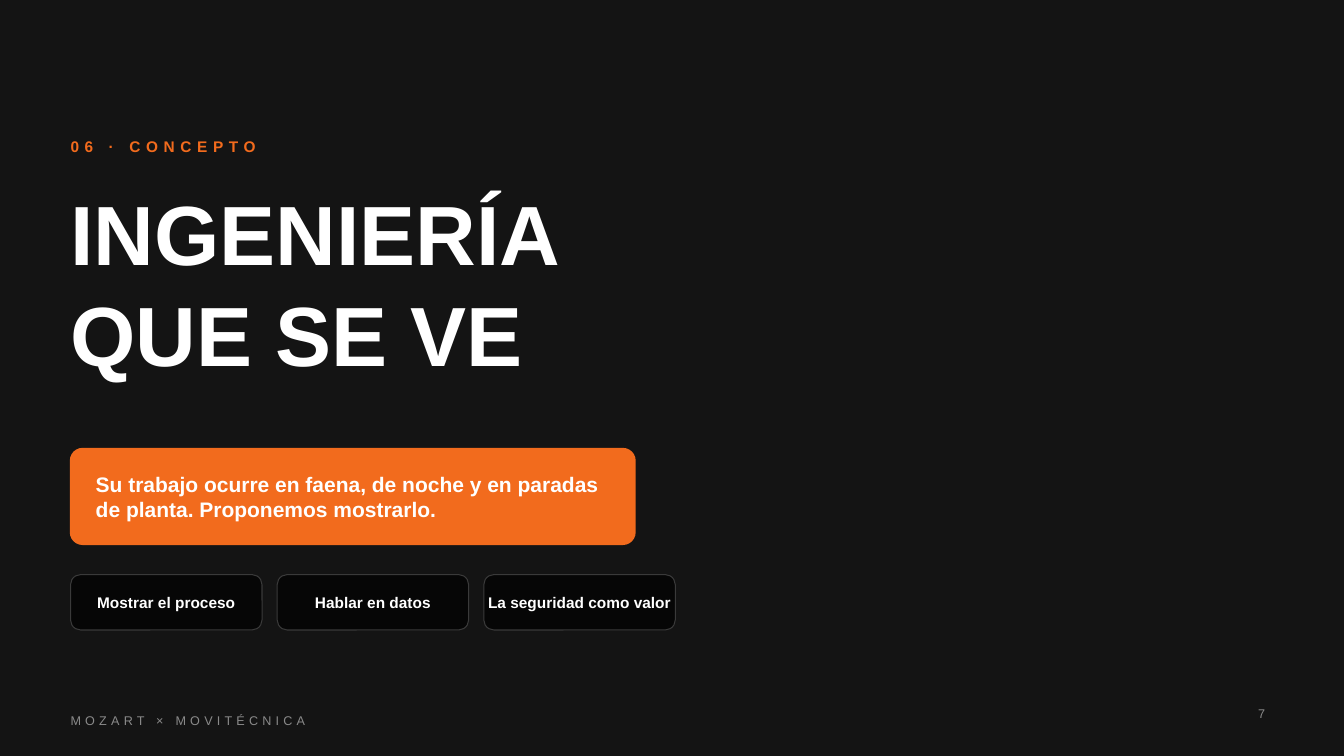
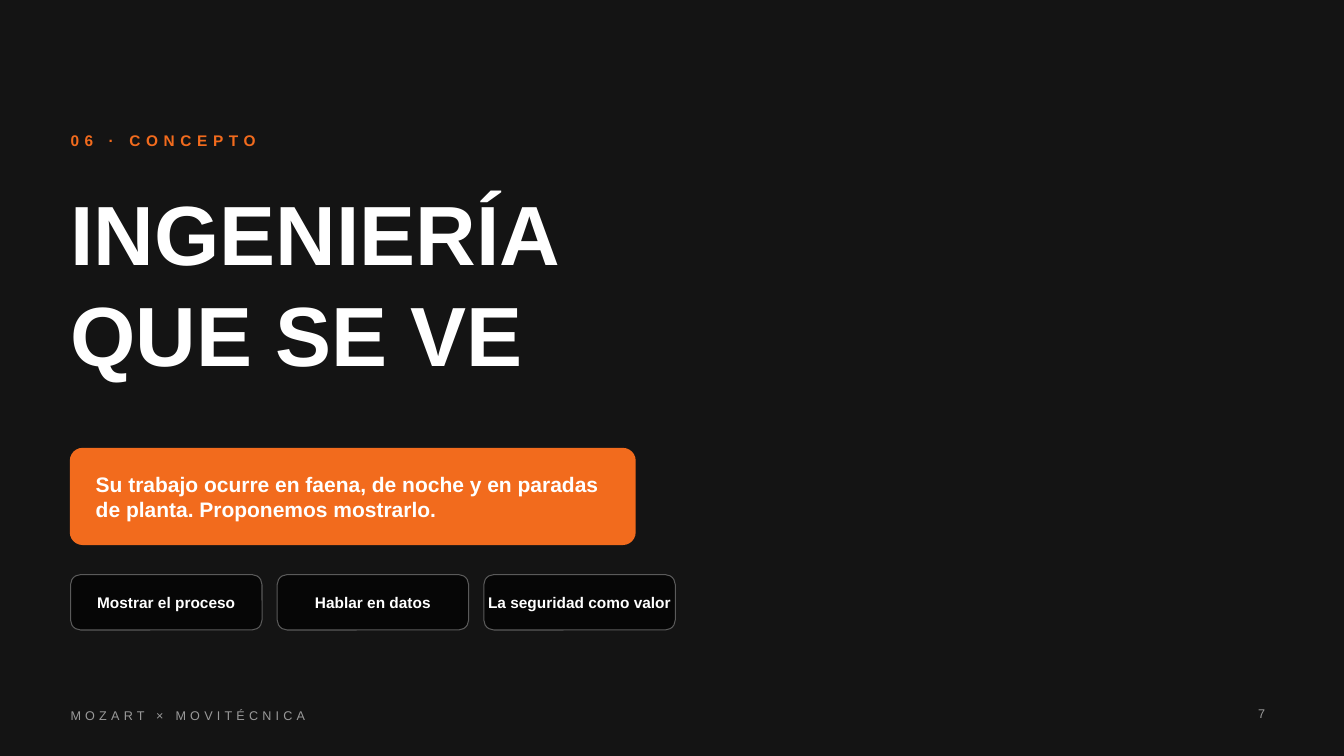
Before and after one commit to luiggithc-lgtm/mozart-agency, a slide deck: slide 7 of entregables/Propuesta-Mozart-Movitecnica.pptx. Drawn at 1344x756 pixels with LibreOffice and Linux fonts; fonts in the diff are those of the drawing; background and template pictures are left out. Boxes give left, top, right and bottom in pixels: in the first picture for what was removed or moved away, otherwise in the second. Text is boxed around its words. In the diff, an @@ line names an element or a change of style, - is before the commit and + after.

```diff
--- a/entregables/Propuesta-Mozart-Movitecnica.pptx
+++ b/entregables/Propuesta-Mozart-Movitecnica.pptx
@@ text "06 · CONCEPTO" at (71, 135, 255, 146): vertical alignment middle to top @@
@@ outline #3A3A3A 0.75 pt to #5A5A5A 0.75 pt in 3 elements at (71, 575, 262, 630), (277, 575, 469, 630), (484, 575, 676, 630) @@
@@ text "MOZART × MOVITÉCNICA" at (71, 710, 306, 720): text colour #8A8A8A to #9A9A9A @@
```
Also in this commit, not shown: 8 other slides changed, 9 slides added, 5 slides removed, 4 other files.
